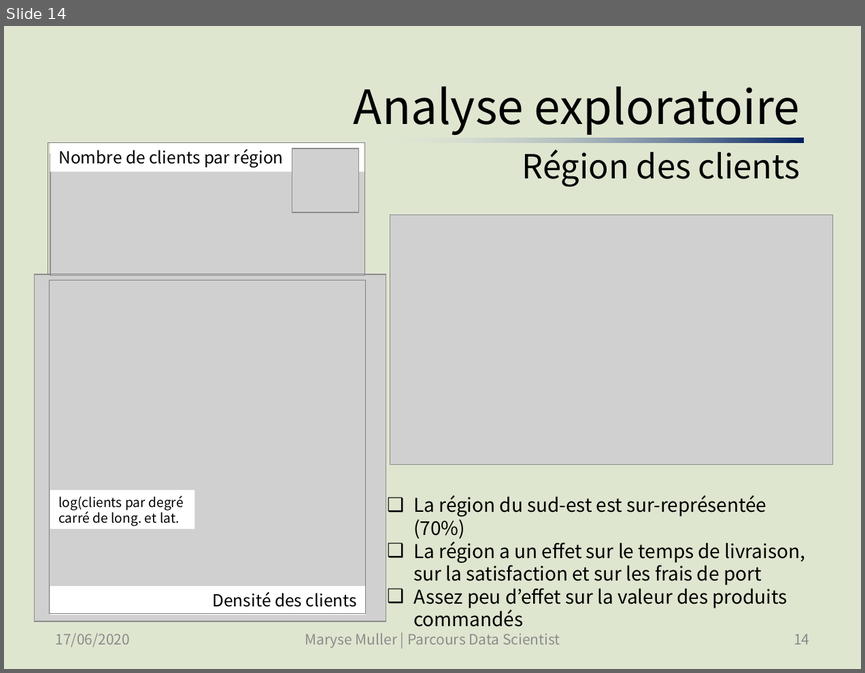
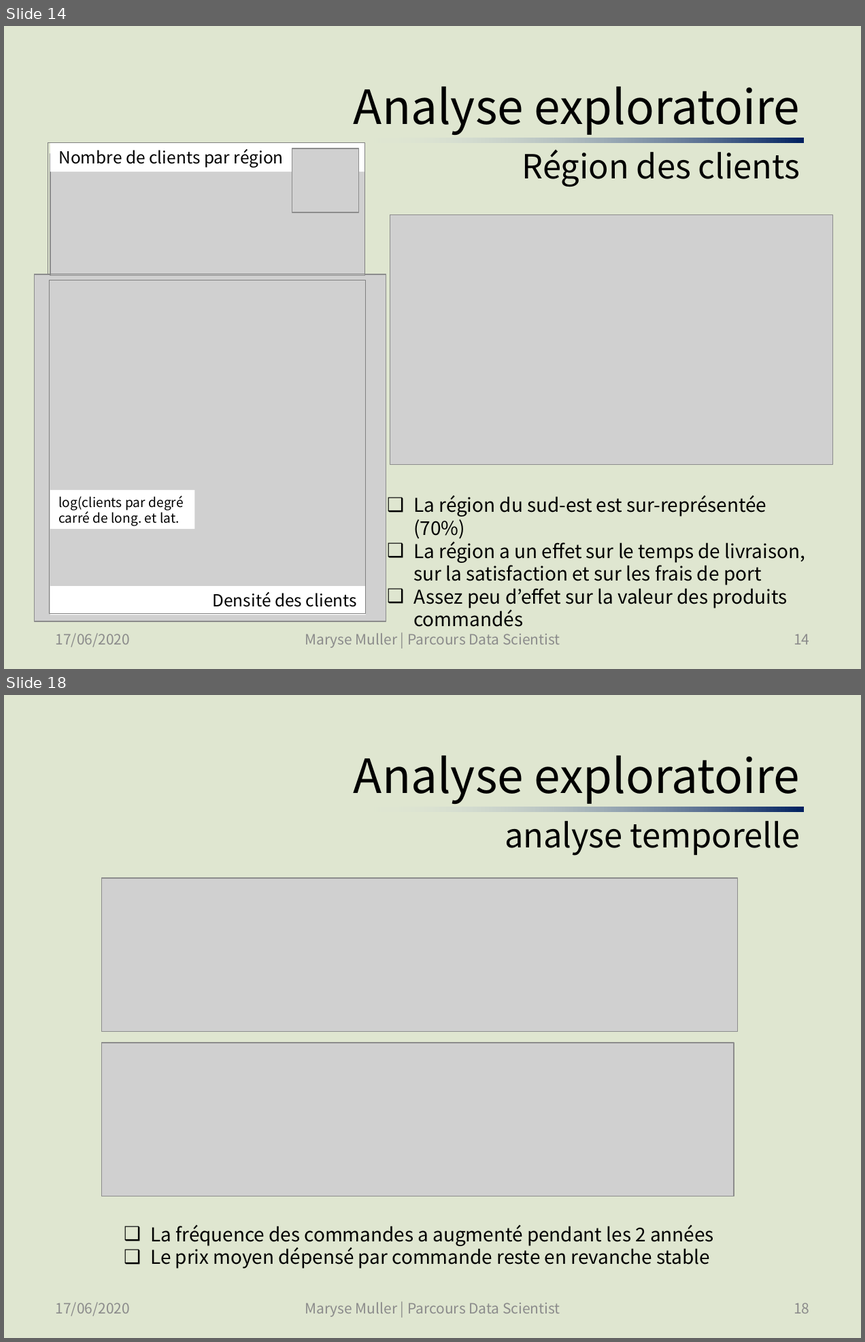
Before and after one commit to SmellyArmure/OC_DS_Project5, a slide deck: PRESENTATION/Projet5.pptx. Shown one above the other, each under a label of ours: slide 14 before the commit, slides 14 and 18 after it; the slides between them are not shown. The pictures are 865x673 and 865x1342 pixels, drawn with LibreOffice and Linux fonts; fonts in the diff are those of the drawing; grey boxes stand for pictures. Boxes give left, top, right and bottom in pixels: in the first picture for what was removed or moved away, otherwise in the second. Text is boxed around its words. In the diff, an @@ line names an element or a change of style, - is before the commit and + after.

Commit message:
PROJET TERMINE | P5_Cleaning_EDA_2 : ajouté des graphes de l'analyse temporelle pour la présentation | P5_Clustering : stabilité à l'initialisation des autres algorithmes de clustering, comparaison des résultats. | Présentation : Finalisation de la présentation - (soutenance passée avec succès).

```diff
--- a/PRESENTATION/Projet5.pptx
+++ b/PRESENTATION/Projet5.pptx
@@ slide 18 added at (4,695,861,1338), background #DFE6D0 @@
@@ title added at (354,756,800,855), 39.6 pt, text #000000 @@
+Analyse exploratoire
+analyse temporelle
@@ rectangle added at (362,807,804,811), fill gradient #002060 to #E6EDF0 @@
@@ picture added at (102,877,738,1031) @@
@@ picture added at (102,1043,734,1196) @@
@@ text added at (150,1225,714,1268), 16 pt, text #000000 @@
+❑ La fréquence des commandes a augmenté pendant les 2 années
+❑ Le prix moyen dépensé par commande reste en revanche stable
@@ text added at (56,1302,130,1316), 12 pt, text #8C8C8C @@
+17/06/2020
@@ text added at (305,1302,560,1317), 12 pt, text #8C8C8C @@
+Maryse Muller | Parcours Data Scientist
@@ page number added at (793,1302,809,1313), 12 pt, text #8C8C8C @@
+18
```
Also in this commit, not shown: 13 slides changed, 3 other slides added, 3 other files.
